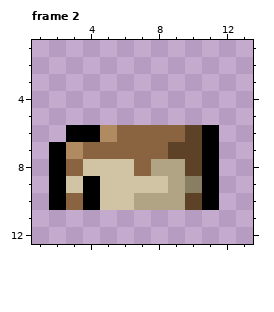
A pixel-art file gets an edit: resources/gfx/gear/chest/poacher/PoacherHideVest-UpRight.aseprite. That is the earlier state.
16x16 pixels, 4 frames. Shown: frame 2: x 1..13, y 1..12. The commit also changed other frames, which this record leaves out.
The same view after the edit:
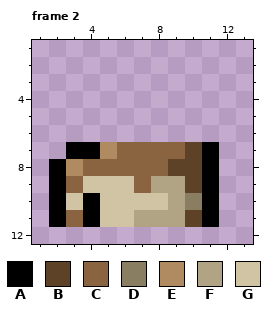
Palette (. is transparent): A #000000  B #5e4228  C #8a6440  D #8a7e62  E #b08a60  F #b0a484  G #d0c4a4
Difference:
Changed rows in their new state; - is an unchanged pixel.
Frame 2, layer "Chest piece":
first column x 2:
 6 -.........
 7 .AAE---C--
 8 -ECCC-CB--
 9 -CG--CF-B-
10 -G---GG-D-
11 ACAGGFFFBA
Changed places in both pictures, as pixel boxes (x1, y1, x2, y2):
changed: (49, 125, 219, 227)
